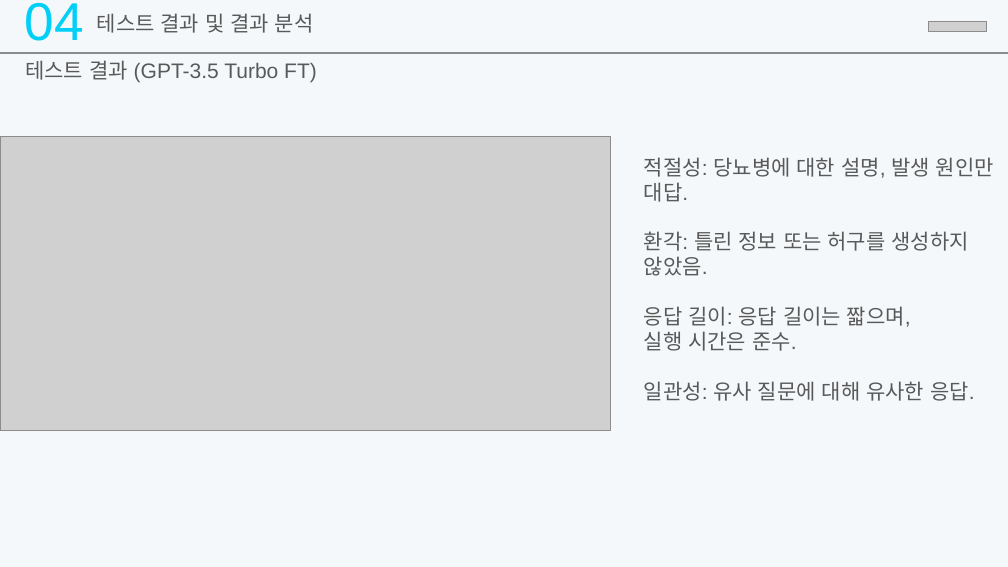
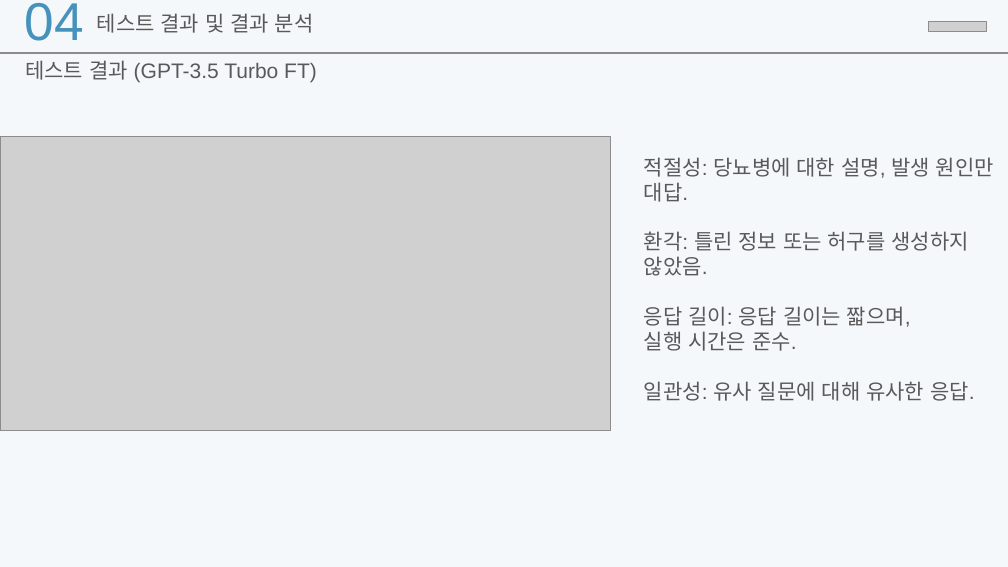
Before and after one commit to AshOne91/3rd_project, a slide deck: slide 11 of output/5조 PPT.pptx (slide 9 before the commit). Drawn at 1008x567 pixels with LibreOffice and Linux fonts; fonts in the diff are those of the drawing; grey boxes stand for pictures. Boxes give left, top, right and bottom in pixels: in the first picture for what was removed or moved away, otherwise in the second. Text is boxed around its words. In the diff, an @@ line names an element or a change of style, - is before the commit and + after.

```diff
--- a/output/5조 PPT.pptx
+++ b/output/5조 PPT.pptx
@@ text "04" at [25, 3, 84, 41]: text colour #00CFF8 to #4792BD @@
```
Also in this commit, not shown: 11 other slides changed, 9 slides added, 3 slides removed.
